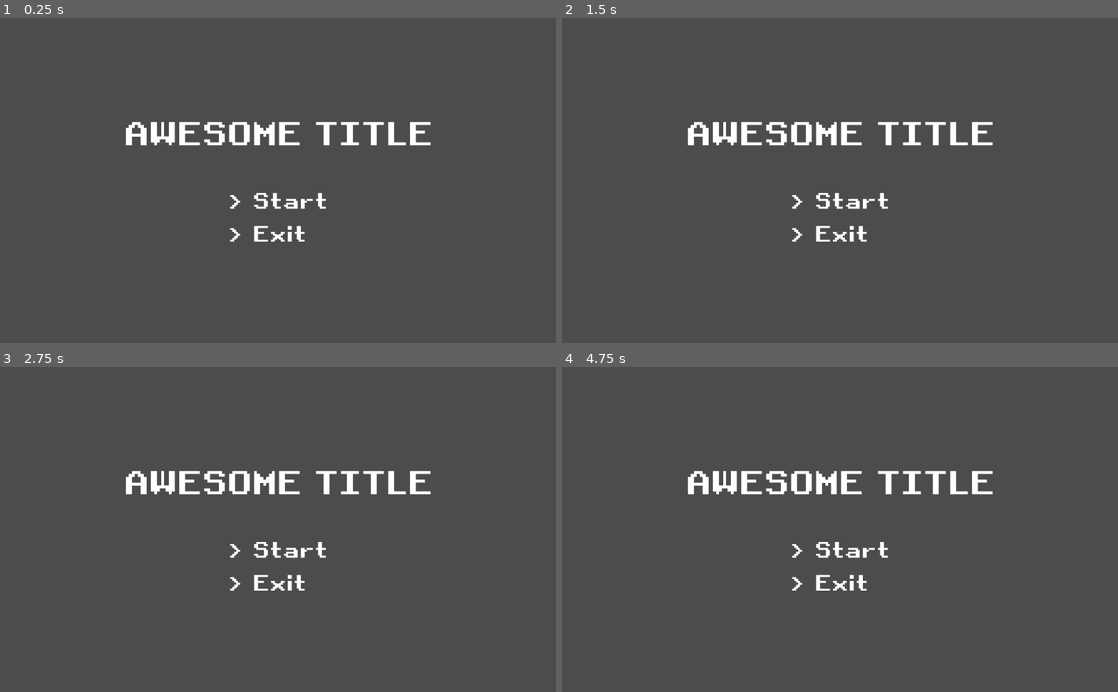
Above: before the commit, frames 1-4 (two rows, left to right).
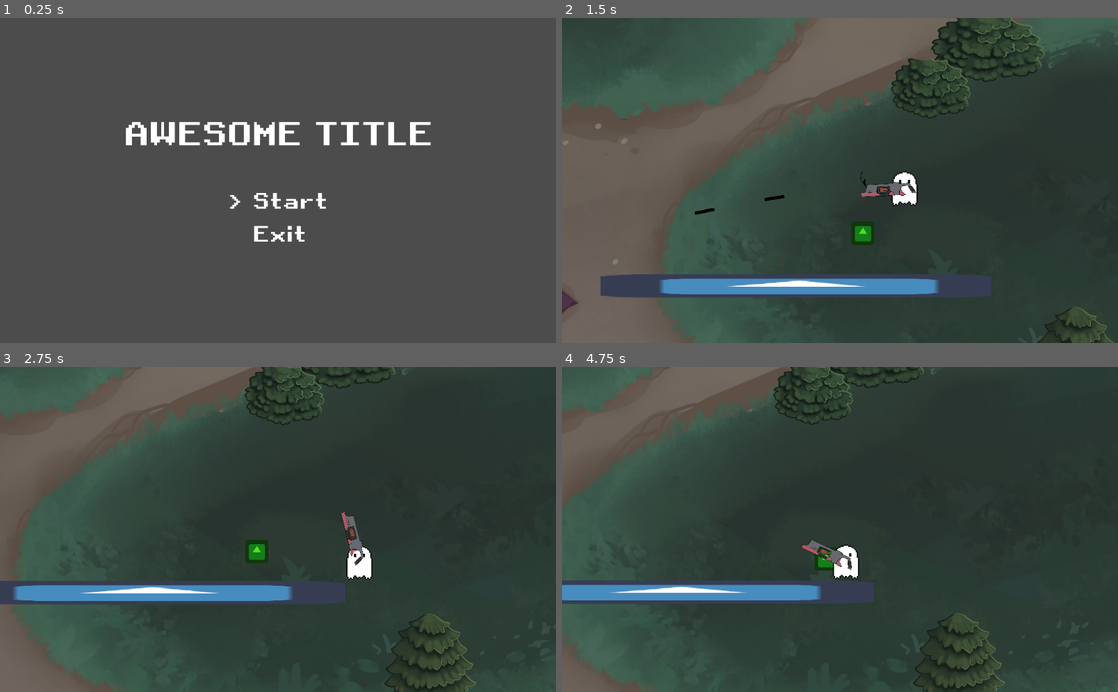
Above: after the commit, the same moments.

Repository: arnette-thomas/gmtk2021
Game: Godot game, scene res://scenes/MainMenu.tscn
The game is run twice, just before and just after one commit, with the same random seed, the same clock (stepped at 60 frames per second) and the same inputs. This scene is started directly instead of the project's main scene. The engine's default icon, where the game draws it, is replaced by a stand-in: a white triangle on a blue panel in a dark square.
Inputs (mouse positions are in pixels of both pictures, inside the frame that each line leads up to):
- Up to frame 1 (0.25 s): no input
- Up to frame 2 (1.5 s): tap Enter (ui_accept) at 0.5 s; move the mouse to (962, 164) at 0.52 s; hold D (right) 0.53-1.28 s; hold Enter (ui_accept) 0.53-1.28 s; move the mouse to (728, 196) at 1.27 s; hold S (down) from 1.28 s (still down); click (728, 196) at 1.35 s
- Up to frame 3 (2.75 s): tap Enter (ui_accept) at 1.52, 1.55, 1.82 s; move the mouse to (333, 458) at 2.02 s; release S (down) at 2.03 s; hold D (right) from 2.03 s (still down); hold Enter (ui_accept) from 2.03 s (still down); right-click (333, 458) at 2.1 s
- Up to frame 4 (4.75 s): move the mouse to (812, 594) at 2.77 s; release D (right) at 2.78 s; release Enter (ui_accept) at 2.78 s; hold Up (ui_up) 2.78-3.53 s; tap Enter (ui_accept) at 2.85, 3.02, 3.32, 3.77, 3.8, 4.07, 4.52, 4.55 s; move the mouse to (1006, 578) at 3.52 s; press the mouse at (1006, 578) at 3.53 s; hold Q (left) from 3.53 s (still down); tap Escape (pause) at 4.15 s; move the mouse to (673, 480) at 4.27 s; release the mouse at (673, 480) at 4.28 s; right-click (673, 480) at 4.35 s

The runs differ from the first frame. In frame 1, less than 0.1% of the frame differs, in the area x 41-44%, y 64-69%; in frame 2, 71%; in frame 3, 77%; in frame 4, 79%, in the area x 0-100%, y 0-100%.

Commit message:
Refactor: menus

Diff:
--- a/project.godot
+++ b/project.godot
@@ -24,6 +24,11 @@
 "language": "GDScript",
 "path": "res://scripts/base_gun.gd"
 }, {
+"base": "MarginContainer",
+"class": "Menu",
+"language": "GDScript",
+"path": "res://scripts/Menu.gd"
+}, {
 "base": "Enemy",
 "class": "Zombie",
 "language": "GDScript",
@@ -33,6 +38,7 @@
 "Boss": "",
 "Enemy": "",
 "GunBase": "",
+"Menu": "",
 "Zombie": ""
 }
 
--- a/scenes/MainMenu.tscn
+++ b/scenes/MainMenu.tscn
@@ -1,7 +1,8 @@
-[gd_scene load_steps=3 format=2]
+[gd_scene load_steps=4 format=2]
 
 [ext_resource path="res://fonts/RetroGamingBig.tres" type="DynamicFont" id=1]
 [ext_resource path="res://fonts/RetroGamingMedium.tres" type="DynamicFont" id=2]
+[ext_resource path="res://scripts/MainMenu.gd" type="Script" id=3]
 
 [node name="MainMenu" type="MarginContainer"]
 pause_mode = 2
@@ -9,6 +10,7 @@
 anchor_bottom = 1.0
 size_flags_horizontal = 3
 size_flags_vertical = 3
+script = ExtResource( 3 )
 __meta__ = {
 "_edit_use_anchors_": false
 }
--- a/scenes/PauseMenu.tscn
+++ b/scenes/PauseMenu.tscn
@@ -20,14 +20,14 @@
 margin_bottom = 600.0
 
 [node name="VBoxContainer" type="VBoxContainer" parent="CenterContainer"]
-margin_left = 378.0
+margin_left = 366.0
 margin_top = 145.0
-margin_right = 645.0
+margin_right = 657.0
 margin_bottom = 455.0
 custom_constants/separation = 60
 
 [node name="Title" type="Label" parent="CenterContainer/VBoxContainer"]
-margin_right = 267.0
+margin_right = 291.0
 margin_bottom = 77.0
 size_flags_vertical = 6
 custom_fonts/font = ExtResource( 1 )
@@ -38,13 +38,13 @@
 
 [node name="VBoxContainer" type="VBoxContainer" parent="CenterContainer/VBoxContainer"]
 margin_top = 137.0
-margin_right = 267.0
+margin_right = 291.0
 margin_bottom = 310.0
 size_flags_vertical = 3
 custom_constants/separation = 10
 
 [node name="ContinueContainer" type="HBoxContainer" parent="CenterContainer/VBoxContainer/VBoxContainer"]
-margin_right = 267.0
+margin_right = 291.0
 margin_bottom = 51.0
 custom_constants/separation = 20
 
@@ -64,7 +64,7 @@
 
 [node name="OptionsContainer" type="HBoxContainer" parent="CenterContainer/VBoxContainer/VBoxContainer"]
 margin_top = 61.0
-margin_right = 267.0
+margin_right = 291.0
 margin_bottom = 112.0
 custom_constants/separation = 20
 
@@ -84,7 +84,7 @@
 
 [node name="ExitContainer" type="HBoxContainer" parent="CenterContainer/VBoxContainer/VBoxContainer"]
 margin_top = 122.0
-margin_right = 267.0
+margin_right = 291.0
 margin_bottom = 173.0
 custom_constants/separation = 20
 
@@ -97,7 +97,7 @@
 
 [node name="ExitLabel" type="Label" parent="CenterContainer/VBoxContainer/VBoxContainer/ExitContainer"]
 margin_left = 44.0
-margin_right = 143.0
+margin_right = 291.0
 margin_bottom = 51.0
 custom_fonts/font = ExtResource( 2 )
-text = "Exit"
+text = "Main Menu"
--- /dev/null
+++ b/scripts/MainMenu.gd
@@ -0,0 +1,22 @@
+extends Menu
+
+onready var game_scene = preload("res://scenes/World1.tscn")
+
+# Called when the node enters the scene tree for the first time.
+func _ready():
+	set_selectors([
+		$CenterContainer/VBoxContainer/CenterContainer/VBoxContainer/ContinueContainer/ContinueSelection,
+		$CenterContainer/VBoxContainer/CenterContainer/VBoxContainer/ExitContainer/ExitSelection
+	])
+	set_actions([
+		funcref(self, "on_start"),
+		funcref(self, "on_exit")
+	])
+
+	update_display()
+
+func on_start():
+	get_tree().change_scene_to(game_scene)
+
+func on_exit():
+	get_tree().quit()
--- /dev/null
+++ b/scripts/Menu.gd
@@ -0,0 +1,44 @@
+extends MarginContainer
+
+class_name Menu
+
+var is_enabled = true
+
+var selectors = [
+	$CenterContainer/VBoxContainer/VBoxContainer/ContinueContainer/ContinueSelection,
+	$CenterContainer/VBoxContainer/VBoxContainer/OptionsContainer/OptionsSelection,
+	$CenterContainer/VBoxContainer/VBoxContainer/ExitContainer/ExitSelection
+]
+
+var actions = [
+	funcref(self, "on_continue"),
+	funcref(self, "on_options"),
+	funcref(self, "on_exit")
+]
+
+const SELECTOR_TEXT = ">"
+var curr_selection = 0
+
+func set_selectors(selectors_array):
+	selectors = selectors_array
+
+func set_actions(actions_array):
+	actions = actions_array
+
+func _input(event):
+	if not is_enabled: return
+
+	if event.is_action_pressed("up") || event.is_action_pressed("ui_up"):
+		curr_selection -= 1
+	if event.is_action_pressed("down") || event.is_action_pressed("ui_down"):
+		curr_selection += 1
+	curr_selection = fposmod(curr_selection, selectors.size())
+
+	if event.is_action_pressed("ui_accept"):
+		actions[curr_selection].call_func()
+
+	update_display()
+
+func update_display():
+	for idx in range(selectors.size()):
+		selectors[idx].text = SELECTOR_TEXT if idx == curr_selection else ""
--- a/scripts/PauseMenu.gd
+++ b/scripts/PauseMenu.gd
@@ -1,24 +1,19 @@
-extends MarginContainer
-
-var is_enabled = false
-
-onready var selectors = [
-	$CenterContainer/VBoxContainer/VBoxContainer/ContinueContainer/ContinueSelection,
-	$CenterContainer/VBoxContainer/VBoxContainer/OptionsContainer/OptionsSelection,
-	$CenterContainer/VBoxContainer/VBoxContainer/ExitContainer/ExitSelection
-]
-
-var actions = [
-	funcref(self, "on_continue"),
-	funcref(self, "on_options"),
-	funcref(self, "on_exit")
-]
-
-const SELECTOR_TEXT = ">"
-var curr_selection = 0
+extends Menu
 
 # Called when the node enters the scene tree for the first time.
 func _ready():
+	is_enabled = false
+	set_selectors([
+		$CenterContainer/VBoxContainer/VBoxContainer/ContinueContainer/ContinueSelection,
+		$CenterContainer/VBoxContainer/VBoxContainer/OptionsContainer/OptionsSelection,
+		$CenterContainer/VBoxContainer/VBoxContainer/ExitContainer/ExitSelection
+	])
+	set_actions([
+		funcref(self, "on_continue"),
+		funcref(self, "on_options"),
+		funcref(self, "on_exit")
+	])
+
 	update_display()
 
 
@@ -26,27 +21,10 @@
 	if event.is_action_pressed("pause") || (is_enabled && event.is_action_pressed("ui_cancel")):
 		toggle_pause()
 
-	if not is_enabled: return
-
-	if event.is_action_pressed("up") || event.is_action_pressed("ui_up"):
-		curr_selection -= 1
-	if event.is_action_pressed("down") || event.is_action_pressed("ui_down"):
-		curr_selection += 1
-	curr_selection = fposmod(curr_selection, selectors.size())
-
-	if event.is_action_pressed("ui_accept"):
-		actions[curr_selection].call_func()
-
-	update_display()
-
-func update_display():
-	for idx in range(selectors.size()):
-		selectors[idx].text = SELECTOR_TEXT if idx == curr_selection else ""
-
 func toggle_pause():
 	is_enabled = !is_enabled
+	get_tree().paused = is_enabled
 	visible = is_enabled
-	get_tree().paused = is_enabled
 
 ### Menu actions
 
@@ -57,4 +35,5 @@
 	pass
 
 func on_exit():
-	get_tree().quit()
+	if is_enabled: toggle_pause()
+	get_tree().change_scene("res://scenes/MainMenu.tscn")
